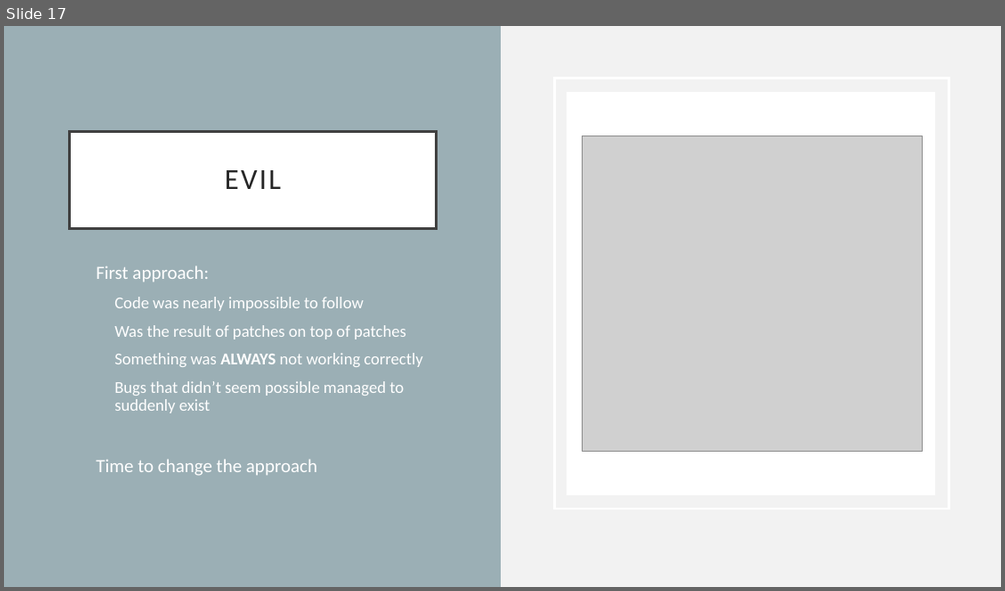
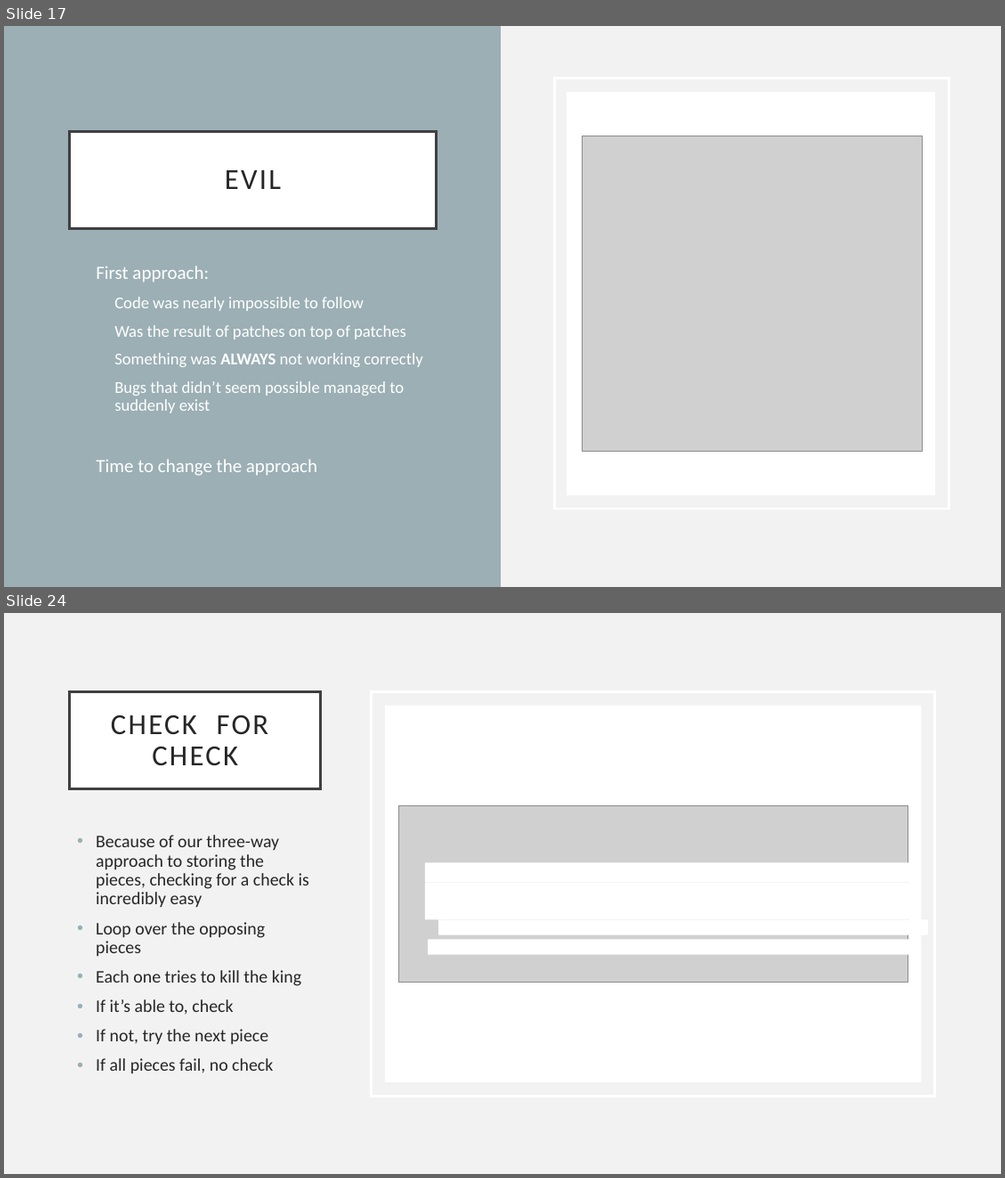
Before and after one commit to mo523/Chess, a slide deck: Adventures in Chess.pptx. Shown one above the other, each under a label of ours: slide 17 before the commit, slides 17 and 24 after it; the slides between them are not shown. The pictures are 1005x591 and 1005x1178 pixels, drawn with LibreOffice and Linux fonts; fonts in the diff are those of the drawing; grey boxes stand for pictures. Boxes give left, top, right and bottom in pixels: in the first picture for what was removed or moved away, otherwise in the second. Text is boxed around its words. In the diff, an @@ line names an element or a change of style, - is before the commit and + after.

```diff
--- a/Adventures in Chess.pptx
+++ b/Adventures in Chess.pptx
@@ slide 24 added at [4, 613, 1001, 1174], background #F2F2F2 @@
@@ title added at [70, 691, 320, 788], fill #FFFFFF, outline #404040 2.5 pt, 28 pt, text #262626 @@
+CHECK FOR CHECK
@@ rectangle added at [372, 691, 934, 1095], outline #FFFFFF 2.5 pt @@
@@ rectangle added at [385, 705, 921, 1082], fill #FFFFFF @@
@@ picture added at [398, 806, 907, 981] @@
@@ text added at [96, 835, 309, 1073], 17 pt, text #262626 @@
+• Because of our three-way approach to storing the pieces, checking for a check is incredibly easy
+• Loop over the opposing pieces
+• Each one tries to kill the king
+• If it’s able to, check
+• If not, try the next piece
+• If all pieces fail, no check
@@ rectangle added at [425, 863, 914, 882], fill #FFFFFF @@
@@ rectangle added at [425, 882, 914, 919], fill #FFFFFF @@
@@ rectangle added at [438, 919, 928, 935], fill #FFFFFF @@
@@ rectangle added at [428, 939, 917, 955], fill #FFFFFF @@
```
Also in this commit, not shown: 4 slides changed, 11 other slides added, 1 slide removed.
